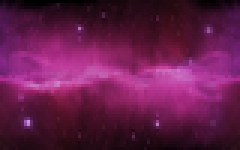
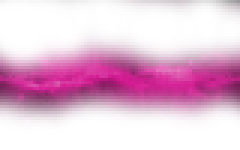
Layered file, before and after one edit (w=240, h=150). Changes by layer:
added layer "Ebene 2 Kopie 3" above "Ebene 2 Kopie 2" over [0, 0, 240, 138]
hid "Ebene 1", painted on it over [0, 0, 240, 150]
removed layer "cloud2" over [0, 0, 240, 150]
hid "Hintergrund" over [0, 0, 240, 150]
